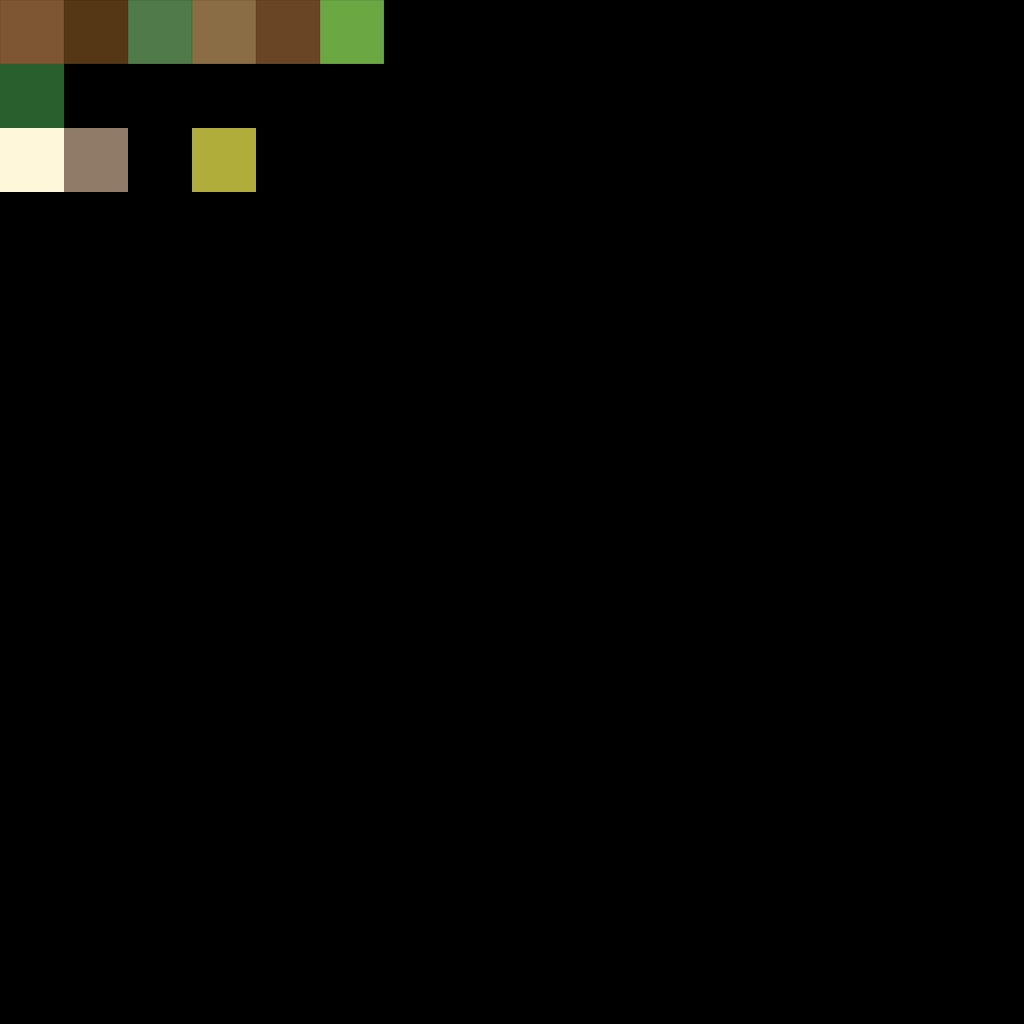
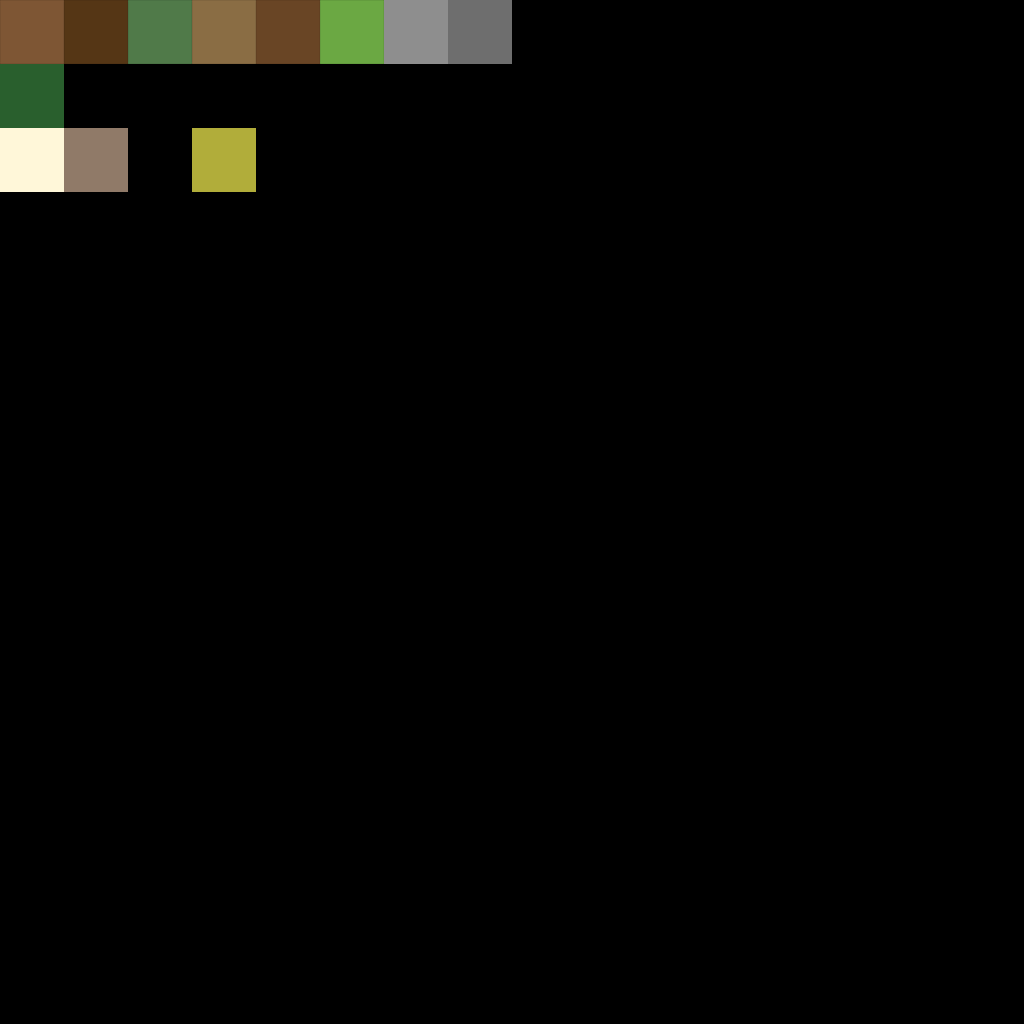
The second 1024px x 1024px image is a revision of the first. Changes to its layers:
added layer "rock 2" above "rock 1" over [448, 0, 512, 64]
added layer "rock 1" above "crown" over [384, 0, 448, 64]
